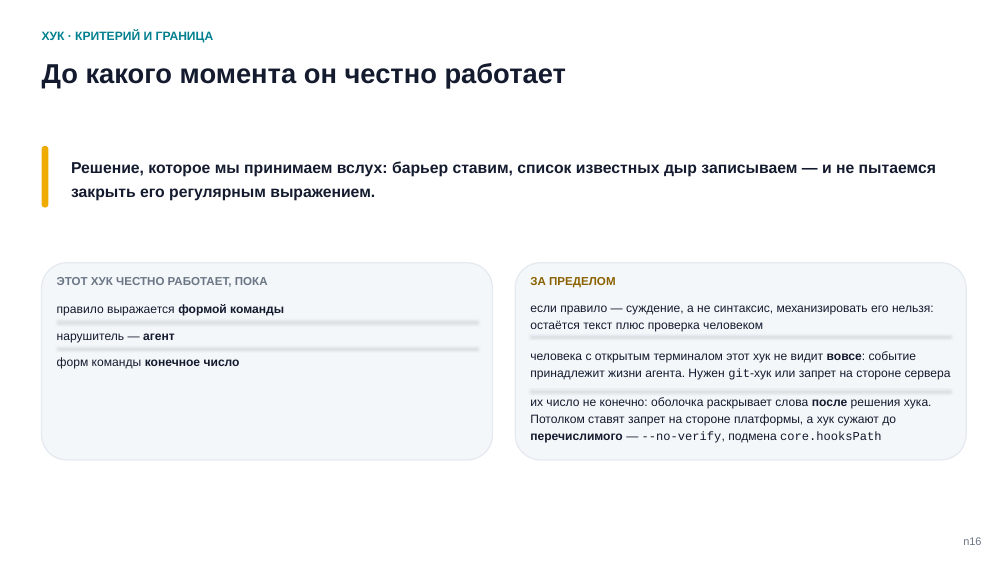
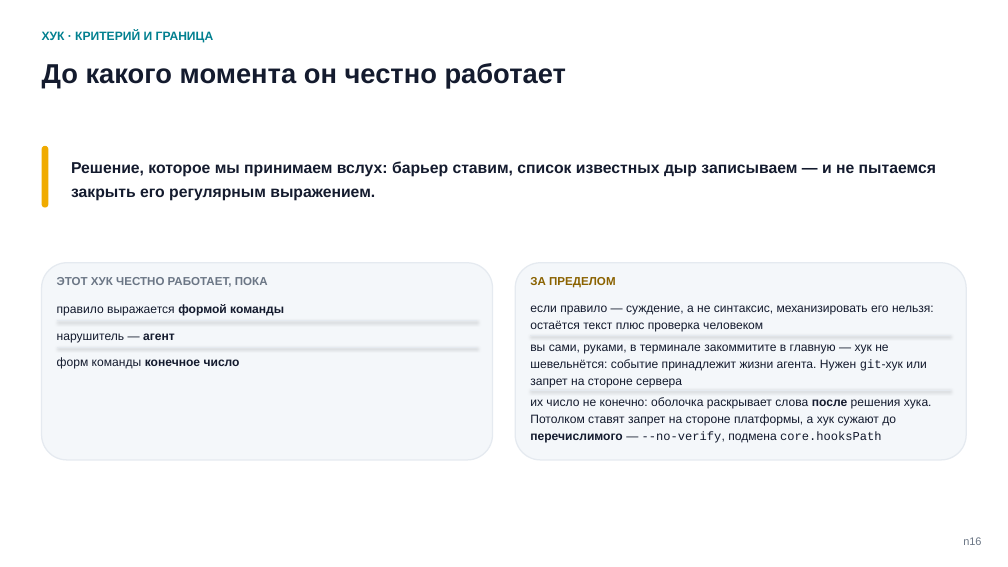
Before and after one commit to tellina-study/AI-usage-lessons, a slide deck: slide 16 of library/seminars/sem-05/rendered/sem-05-n.pptx. Drawn at 1008x567 pixels with LibreOffice and Linux fonts; fonts in the diff are those of the drawing. Boxes give left, top, right and bottom in pixels: in the first picture for what was removed or moved away, otherwise in the second. Text is boxed around its words. In the diff, an @@ line names an element or a change of style, - is before the commit and + after.

```diff
--- a/library/seminars/sem-05/rendered/sem-05-n.pptx
+++ b/library/seminars/sem-05/rendered/sem-05-n.pptx
@@ text at box(530, 344, 927, 388): text changed @@
-человека с открытым терминалом этот хук не видит вовсе: событие принадлежит жизни агента. Нужен git-хук или запрет на стороне сервера
+вы сами, руками, в терминале закоммитите в главную — хук не шевельнётся: событие принадлежит жизни агента. Нужен git-хук или запрет на стороне сервера
```
Also in this commit, not shown: 25 other slides changed, 2 slides added, 2 slides removed, 28 other files.
